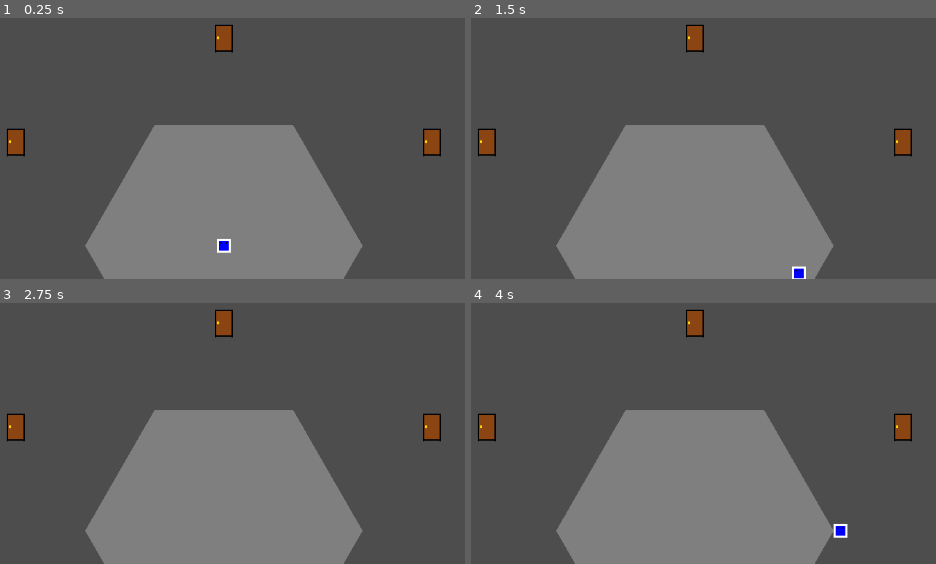
Above: before the commit, frames 1-4 (two rows, left to right).
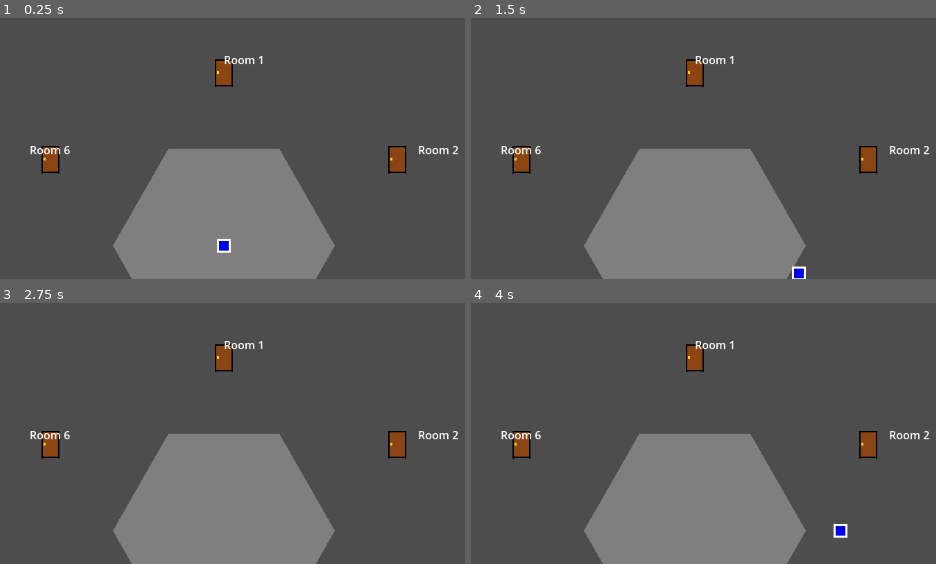
Above: after the commit, the same moments.

Repository: jbaroudi/xibalba-roguelike
Game: Godot game, scene res://HiveHall.tscn
Two runs of this game, one before a commit and one after it. Both use one fixed random seed, a clock stepped at 60 frames per second and the inputs below. This scene is started directly instead of the project's main scene.
Inputs:
- Up to frame 1 (0.25 s): no input
- Up to frame 2 (1.5 s): tap Enter at 0.5 s; hold Right (ui_right) 0.53-1.28 s; tap Space (ui_accept) at 0.77, 1.25 s; hold Down (ui_down) from 1.28 s (still down)
- Up to frame 3 (2.75 s): tap Space (ui_accept) at 1.52, 2 s; release Down (ui_down) at 2.03 s; hold Right (ui_right) from 2.03 s (still down)
- Up to frame 4 (4 s): tap Space (ui_accept) at 2.75, 3.02, 3.77 s; release Right (ui_right) at 2.78 s; hold Up (ui_up) 2.78-3.53 s; hold Left (ui_left) from 3.53 s (still down)

The runs differ from the first frame. In frame 1, 12% of the frame differs, in the area x 1-99%, y 2-100%; in frame 2, 12%; in frame 3, 12%; in frame 4, 12%.

Commit message:
Complete Level0Room to Town renaming and fix scene centering

Diff:
--- a/Door.gd
+++ b/Door.gd
@@ -102,6 +102,43 @@
 		x2.rotation = deg_to_rad(-45)
 		sprite.add_child(x2)
 
+func create_entrance_door():
+	# Remove any existing children from sprite
+	for child in sprite.get_children():
+		child.queue_free()
+
+	# Create a gray door to indicate it's an entrance/exit
+	var door_rect = ColorRect.new()
+	door_rect.color = Color.GRAY
+	door_rect.size = Vector2(24, 36)
+	door_rect.position = Vector2(-12, -18)
+	sprite.add_child(door_rect)
+
+	# Add darker frame to distinguish it
+	var frame_top = ColorRect.new()
+	frame_top.color = Color.DIM_GRAY
+	frame_top.size = Vector2(26, 2)
+	frame_top.position = Vector2(-13, -19)
+	sprite.add_child(frame_top)
+
+	var frame_bottom = ColorRect.new()
+	frame_bottom.color = Color.DIM_GRAY
+	frame_bottom.size = Vector2(26, 2)
+	frame_bottom.position = Vector2(-13, 18)
+	sprite.add_child(frame_bottom)
+
+	var frame_left = ColorRect.new()
+	frame_left.color = Color.DIM_GRAY
+	frame_left.size = Vector2(2, 40)
+	frame_left.position = Vector2(-13, -19)
+	sprite.add_child(frame_left)
+
+	var frame_right = ColorRect.new()
+	frame_right.color = Color.DIM_GRAY
+	frame_right.size = Vector2(2, 40)
+	frame_right.position = Vector2(11, -19)
+	sprite.add_child(frame_right)
+
 func update_door_state():
 	var is_locked = GameManager.is_door_locked(GameManager.current_room_id, door_id)
 	var can_create = GameManager.can_create_new_room()
--- a/GameManager.gd
+++ b/GameManager.gd
@@ -4,7 +4,7 @@
 
 signal scene_changed(new_scene)
 
-var current_room_id = "level0"
+var current_room_id = "town"
 var visited_rooms = {}
 var locked_doors = {}
 var flag_room_id = ""
@@ -13,7 +13,7 @@
 
 # Room types
 enum RoomType {
-	LEVEL0,
+	TOWN,
 	HIVE_HALL,
 	REGULAR_ROOM
 }
--- a/HiveHall.gd
+++ b/HiveHall.gd
@@ -8,9 +8,36 @@
 	# Find all door nodes and configure them
 	setup_doors()
 
+	# Add door labels for better navigation
+	add_door_labels()
+
 	# Check if this room has the flag
 	if GameManager.is_flag_room():
 		show_flag()
+
+func add_door_labels():
+	# Add small labels near each door to indicate what they lead to
+	var label_configs = [
+		{"position": Vector2(800, 320), "text": "Room 1", "door": 1},
+		{"position": Vector2(1080, 450), "text": "Room 2", "door": 2},
+		{"position": Vector2(1080, 750), "text": "Room 3", "door": 3},
+		{"position": Vector2(800, 880), "text": "Town", "door": 4},
+		{"position": Vector2(520, 750), "text": "Room 5", "door": 5},
+		{"position": Vector2(520, 450), "text": "Room 6", "door": 6}
+	]
+
+	for config in label_configs:
+		var label = Label.new()
+		label.text = config.text
+		label.position = config.position
+		label.add_theme_color_override("font_color", Color.WHITE)
+		label.z_index = 5
+
+		# Make the town label different color
+		if config.door == 4:
+			label.add_theme_color_override("font_color", Color.GRAY)
+
+		add_child(label)
 
 func setup_doors():
 	# Configure each door with proper target
@@ -18,18 +45,25 @@
 		{"node": $Door1, "id": "door1", "room": "room_1"},
 		{"node": $Door2, "id": "door2", "room": "room_2"},
 		{"node": $Door3, "id": "door3", "room": "room_3"},
-		{"node": $Door4, "id": "door4", "room": "room_4"},
+		{"node": $Door4, "id": "door4", "room": "town", "scene": "res://Town.tscn", "entrance": true},
 		{"node": $Door5, "id": "door5", "room": "room_5"},
 		{"node": $Door6, "id": "door6", "room": "room_6"}
 	]
 
 	for config in door_configs:
 		if config.node:
+			var target_scene = config.get("scene", "res://RegularRoom.tscn")
 			config.node.set_door_config(
 				config.id,
-				"res://RegularRoom.tscn",
+				target_scene,
 				config.room
 			)
+
+			# Mark Door4 as entrance door (make it gray/closed looking)
+			if config.has("entrance") and config.entrance:
+				config.node.door_enabled = true  # Still functional
+				config.node.create_entrance_door()  # Special appearance
+
 			doors.append(config.node)
 
 func show_flag():
--- a/HiveHall.tscn
+++ b/HiveHall.tscn
@@ -19,40 +19,40 @@
 [node name="CenterHex" type="Polygon2D" parent="."]
 position = Vector2(800, 600)
 color = Color(0.5, 0.5, 0.5, 1)
-polygon = PackedVector2Array(-100, -174, 100, -174, 200, 0, 100, 174, -100, 174, -200, 0)
+polygon = PackedVector2Array(-80, -140, 80, -140, 160, 0, 80, 140, -80, 140, -160, 0)
 
 [node name="Door1" parent="." instance=ExtResource("3_l8h5f")]
-position = Vector2(800, 300)
+position = Vector2(800, 350)
 door_id = "door1"
 target_scene = "res://RegularRoom.tscn"
 target_room_id = "room_1"
 
 [node name="Door2" parent="." instance=ExtResource("3_l8h5f")]
-position = Vector2(1100, 450)
+position = Vector2(1050, 475)
 door_id = "door2"
 target_scene = "res://RegularRoom.tscn"
 target_room_id = "room_2"
 
 [node name="Door3" parent="." instance=ExtResource("3_l8h5f")]
-position = Vector2(1100, 750)
+position = Vector2(1050, 725)
 door_id = "door3"
 target_scene = "res://RegularRoom.tscn"
 target_room_id = "room_3"
 
 [node name="Door4" parent="." instance=ExtResource("3_l8h5f")]
-position = Vector2(800, 900)
+position = Vector2(800, 850)
 door_id = "door4"
-target_scene = "res://RegularRoom.tscn"
-target_room_id = "room_4"
+target_scene = "res://Town.tscn"
+target_room_id = "town"
 
 [node name="Door5" parent="." instance=ExtResource("3_l8h5f")]
-position = Vector2(500, 750)
+position = Vector2(550, 725)
 door_id = "door5"
 target_scene = "res://RegularRoom.tscn"
 target_room_id = "room_5"
 
 [node name="Door6" parent="." instance=ExtResource("3_l8h5f")]
-position = Vector2(500, 450)
+position = Vector2(550, 475)
 door_id = "door6"
 target_scene = "res://RegularRoom.tscn"
 target_room_id = "room_6"
--- a/Player.gd
+++ b/Player.gd
@@ -83,6 +83,11 @@
 
 	move_and_slide()
 
+	# Apply screen boundaries (assuming 1600x1200 screen size)
+	var screen_margin = 20  # Keep player away from exact edge
+	position.x = clamp(position.x, screen_margin, 1600 - screen_margin)
+	position.y = clamp(position.y, screen_margin, 1200 - screen_margin)
+
 func _input(event):
 	# Handle interaction using multiple keys
 	if event.is_action_pressed("ui_accept") or (event is InputEventKey and event.pressed and event.keycode == KEY_SPACE):
--- a/Level0Room.tscn
+++ b/Town.tscn
@@ -1,10 +1,10 @@
 [gd_scene load_steps=4 format=3 uid="uid://c6228ln5h2u4j"]
 
-[ext_resource type="Script" uid="uid://b8qrrjye3lxqs" path="res://Level0Room.gd" id="1_m8v8m"]
+[ext_resource type="Script" uid="uid://b8qrrjye3lxqs" path="res://Town.gd" id="1_m8v8m"]
 [ext_resource type="PackedScene" path="res://Player.tscn" id="2_6u7hx"]
 [ext_resource type="PackedScene" path="res://Door.tscn" id="3_hfvjk"]
 
-[node name="Level0Room" type="Node2D"]
+[node name="Town" type="Node2D"]
 script = ExtResource("1_m8v8m")
 
 [node name="Background" type="ColorRect" parent="."]
@@ -14,7 +14,7 @@
 color = Color(0.1, 0.1, 0.1, 1)
 
 [node name="Player" parent="." instance=ExtResource("2_6u7hx")]
-position = Vector2(200, 600)
+position = Vector2(400, 600)
 
 [node name="TestPlayerRect" type="ColorRect" parent="Player"]
 offset_left = -15.0
@@ -24,7 +24,7 @@
 color = Color(1, 0, 0, 1)
 
 [node name="Tree" type="Sprite2D" parent="."]
-position = Vector2(1000, 600)
+position = Vector2(800, 600)
 
 [node name="TestTreeRect" type="ColorRect" parent="Tree"]
 offset_left = -25.0
@@ -34,7 +34,7 @@
 color = Color(0, 1, 0, 1)
 
 [node name="TreeEntrance" parent="." instance=ExtResource("3_hfvjk")]
-position = Vector2(1000, 600)
+position = Vector2(800, 600)
 door_id = "tree"
 target_scene = "res://HiveHall.tscn"
 target_room_id = "hive_hall"
--- a/game.gd
+++ b/game.gd
@@ -9,4 +9,4 @@
 	print("Find the golden flag hidden in one of the rooms!")
 
 	# Start the game by loading the initial scene
-	get_tree().change_scene_to_file("res://Level0Room.tscn")
+	get_tree().change_scene_to_file("res://Town.tscn")
--- a/project.godot
+++ b/project.godot
@@ -11,7 +11,7 @@
 [application]
 
 config/name="xibalba"
-run/main_scene="res://Level0Room.tscn"
+run/main_scene="res://Town.tscn"
 config/features=PackedStringArray("4.5", "GL Compatibility")
 config/icon="res://icon.svg"
 
Not shown, removed: Level0Room.gd.uid
Renamed: Level0Room.gd -> Town.gd
Not shown, added: Town.gd.uid
Not shown, changed: README.md
